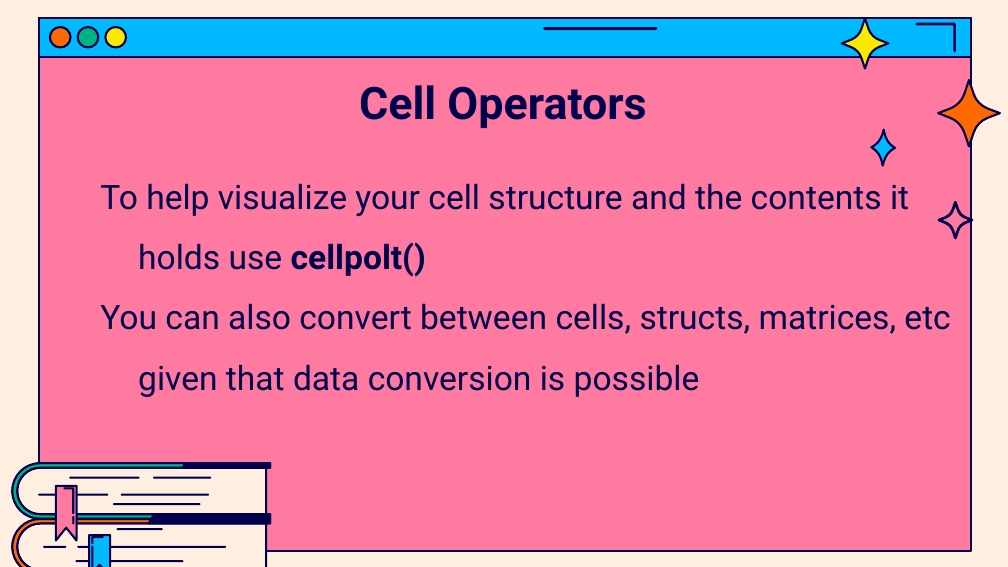
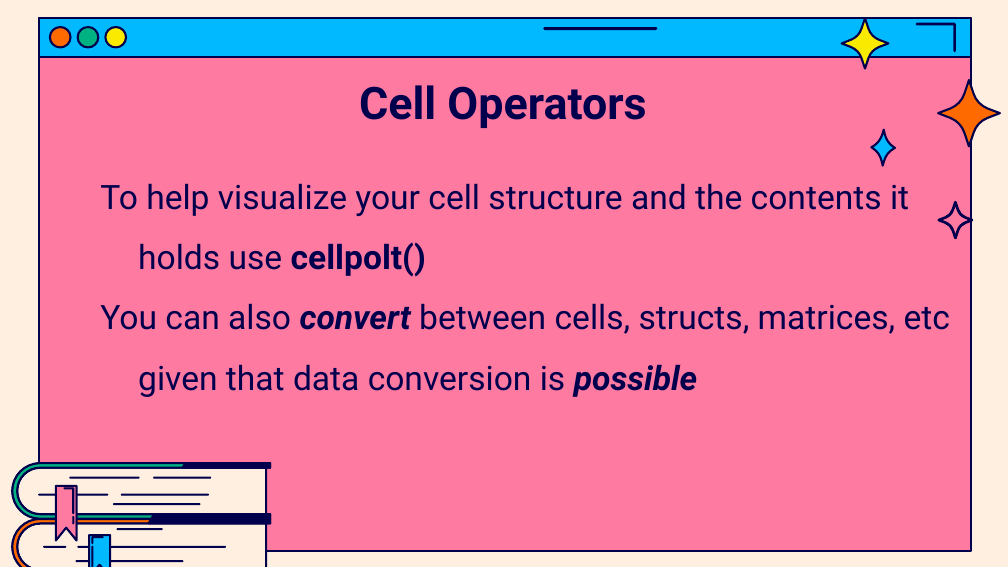
Before and after one commit to jasondsc/MATDRAB2MATFAB, a slide deck: slide 13 of slides/MATLAB_class_2.pptx (slide 12 before the commit). Drawn at 1008x567 pixels with LibreOffice and Linux fonts; fonts in the diff are those of the drawing. Boxes give left, top, right and bottom in pixels: in the first picture for what was removed or moved away, otherwise in the second. Text is boxed around its words. In the diff, an @@ line names an element or a change of style, - is before the commit and + after.

```diff
--- a/slides/MATLAB_class_2.pptx
+++ b/slides/MATLAB_class_2.pptx
@@ text at <box>100,303,950,397</box>: bold on, italic on in "convert possible" @@
```
Also in this commit, not shown: 1 slide added, 1 other file.
